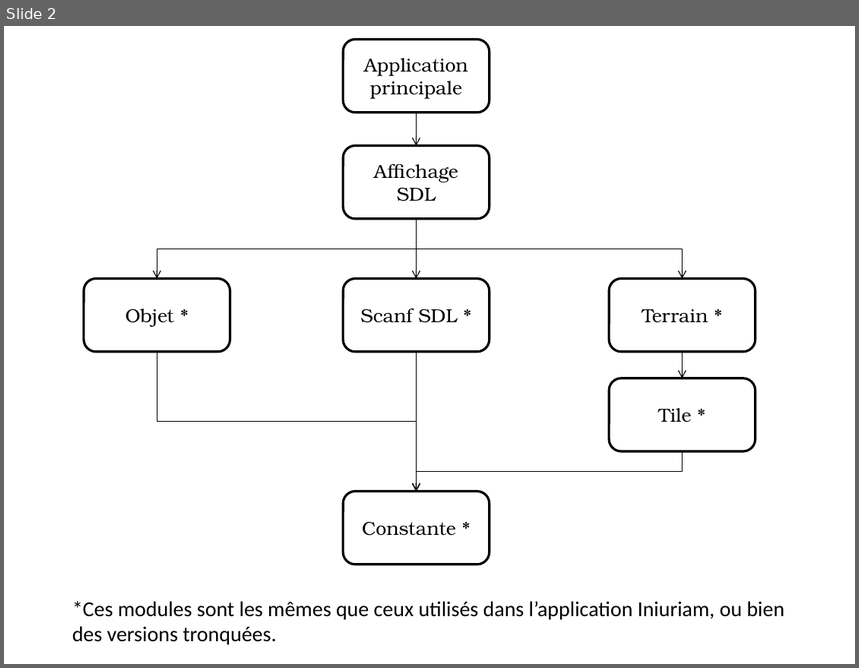
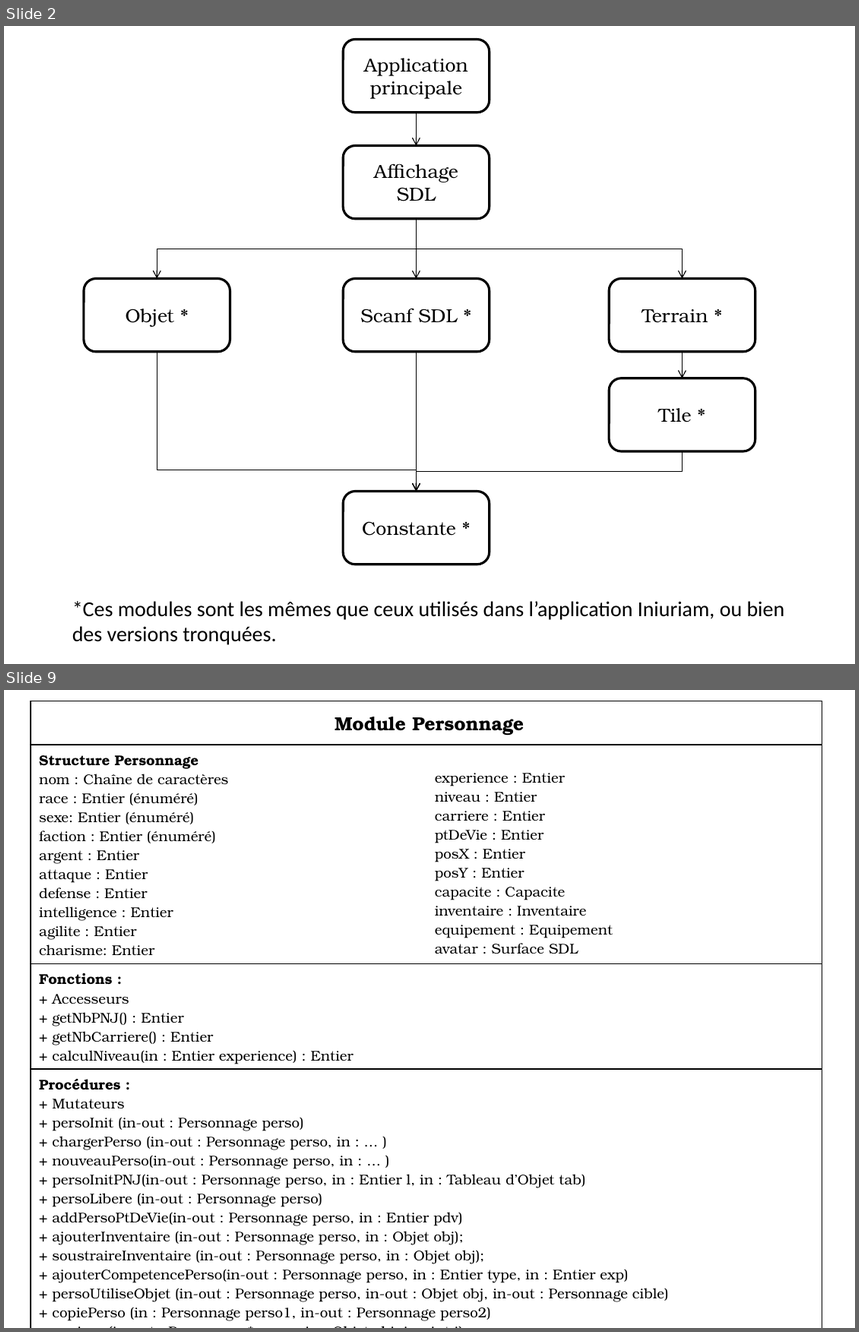
Before and after one commit to Rometach/iniuriam, a slide deck: Modules.pptx. Shown one above the other, each under a label of ours: slide 2 before the commit, slides 2 and 9 after it; the slides between them are not shown. The pictures are 859x668 and 859x1332 pixels, drawn with LibreOffice and Linux fonts; fonts in the diff are those of the drawing. Boxes give left, top, right and bottom in pixels: in the first picture for what was removed or moved away, otherwise in the second. Text is boxed around its words. In the diff, an @@ line names an element or a change of style, - is before the commit and + after.

Commit message:
Le diagramme des Modules !

```diff
--- a/Modules.pptx
+++ b/Modules.pptx
@@ slide 9 added at box(4, 690, 855, 1328), background #FFFFFF @@
@@ table added at box(31, 701, 822, 1325), 4 rows, 2 columns @@
+Module Personnage | 
+Structure Personnage / nom : Chaîne de caractères / race : Entier (énuméré) / sexe: Entier (énuméré) / faction : Entier (énuméré) / argent : Entier / attaque : Entier / defense : Entier / intelligence : Entier / agilite : Entier / charisme: Entier | experience : Entier / niveau : Entier / carriere : Entier / ptDeVie : Entier / posX : Entier / posY : Entier / capacite : Capacite / inventaire : Inventaire / equipement : Equipement / avatar : Surface SDL
+Fonctions : / + Accesseurs / + getNbPNJ() : Entier / + getNbCarriere() : Entier / + calculNiveau(in : Entier experience) : Entier | 
+Procédures : / + Mutateurs / + persoInit (in-out : Personnage perso) / + chargerPerso (in-out : Personnage perso, in : … ) / + nouveauPerso(in-out : Personnage perso, in : … ) / + persoInitPNJ(in-out : Personnage perso, in : Entier l, in : Tableau d’Objet tab) / + persoLibere (in-out : Personnage perso) / + addPersoPtDeVie(in-out : Personnage perso, in : Entier pdv) / + ajouterInventaire (in-out : Personnage perso, in : Objet obj); / + soustraireInventaire (in-out : Personnage perso, in : Objet obj); / + ajouterCompetencePerso(in-out : Personnage perso, in : Entier type, in : Entier exp) / + persoUtiliseObjet (in-out : Personnage perso, in-out : Objet obj, in-out : Personnage cible) / + copiePerso (in : Personnage perso1, in-out : Personnage perso2) / + equiper (in-out : Personnage* perso, in : Objet obj, in : int i) / + initialiserTousLesPNJ(in-out : Tableau de Personnage tabPNJ, in : Tableau d’Objet tabObjets) / + libererTousLesPNJ(in-out : Tableau de Personnage tabPNJ) | 
@@ slide 2 changed as well @@
@@ elbow arrow (158, 352) - (416, 492): route changed @@
```
Also in this commit, not shown: 2 other slides changed, 17 other slides added.
